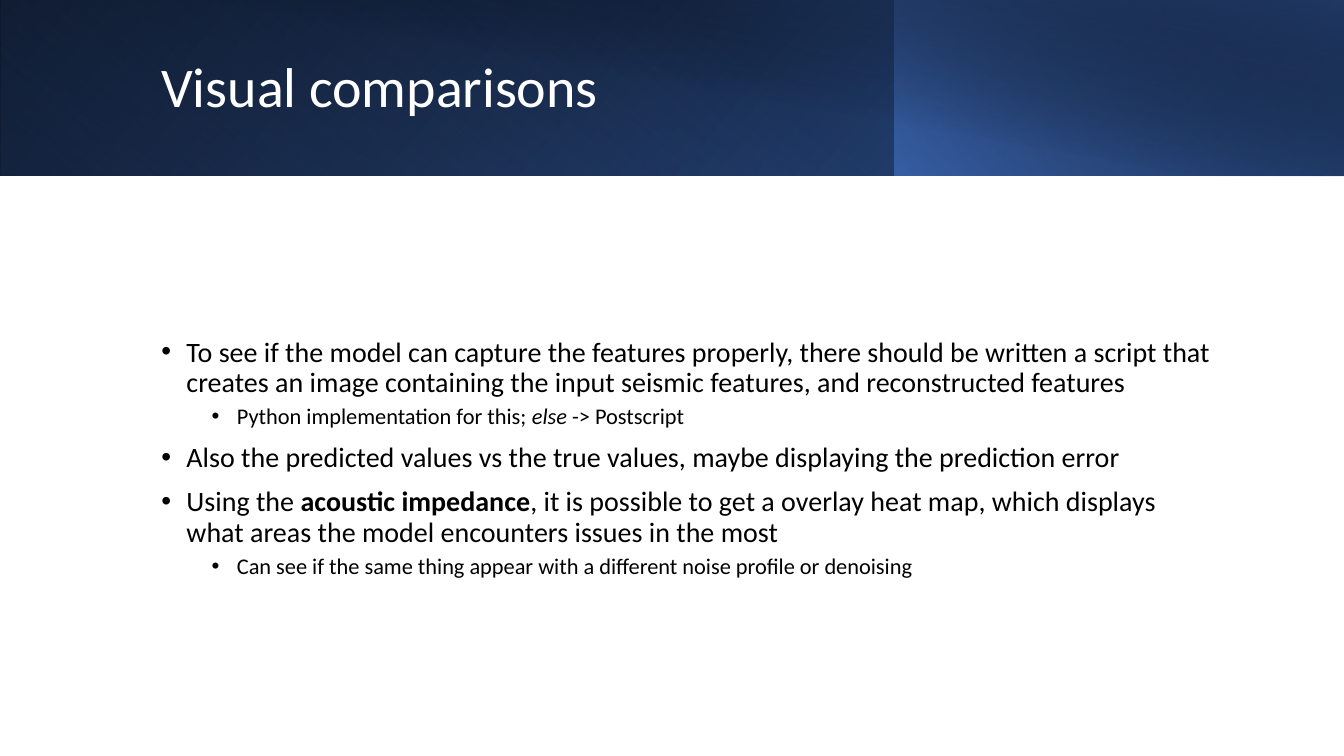
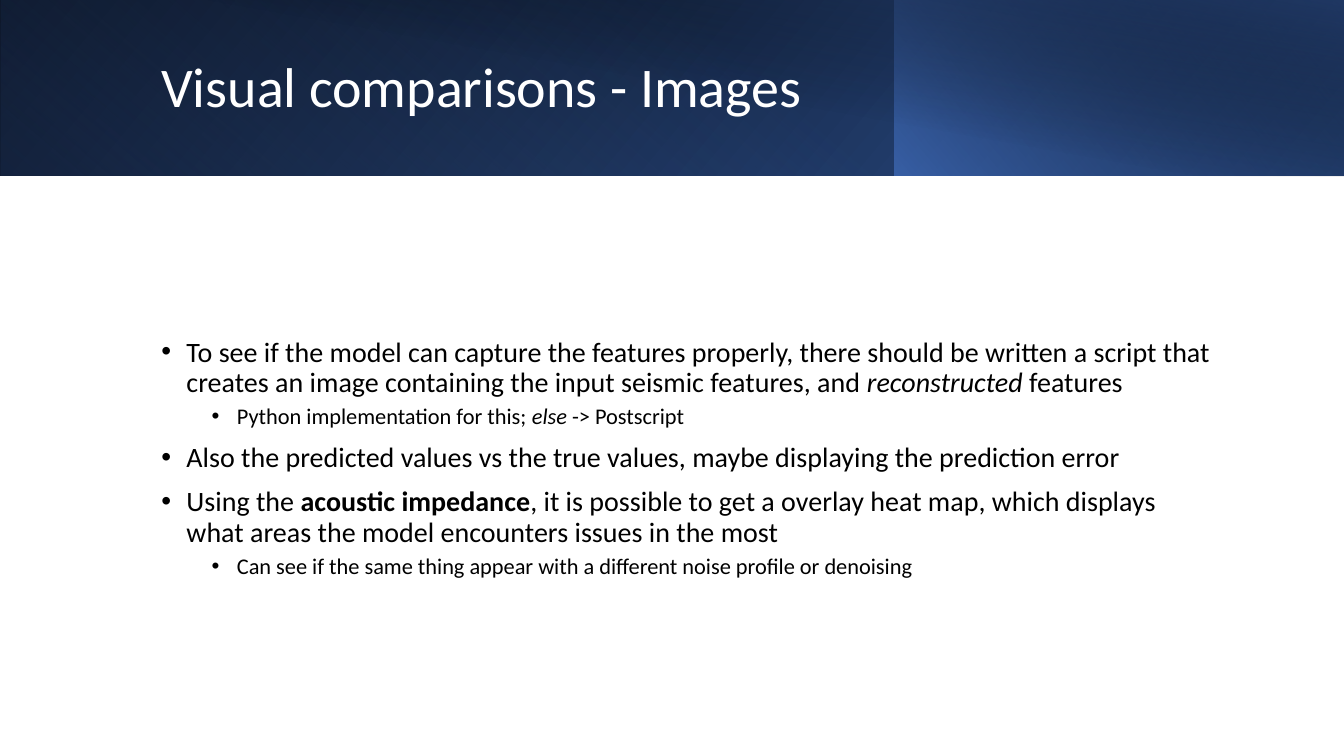
Before and after one commit to sjurmsc/MSC2023, a slide deck: slide 10 of Meeting Presentations/15.09.2022_ML Meeting.pptx. Drawn at 1344x756 pixels with LibreOffice and Linux fonts; fonts in the diff are those of the drawing. Boxes give left, top, right and bottom in pixels: in the first picture for what was removed or moved away, otherwise in the second. Text is boxed around its words. In the diff, an @@ line names an element or a change of style, - is before the commit and + after.

```diff
--- a/Meeting Presentations/15.09.2022_ML Meeting.pptx
+++ b/Meeting Presentations/15.09.2022_ML Meeting.pptx
@@ title at (x1=161, y1=68, x2=801, y2=117): text changed @@
-Visual comparisons
+Visual comparisons - Images
@@ text at (x1=186, y1=342, x2=1210, y2=397): italic on in "reconstructed" @@
```
Also in this commit, not shown: 9 other slides changed, 1 other file.
